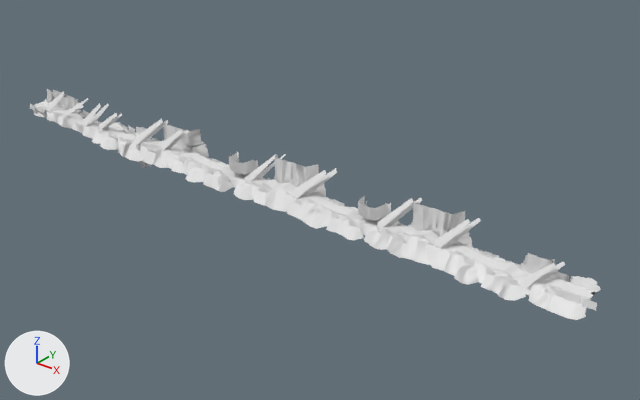
An edit to the FBX model Assets/Arts/Map/Models/Theme_01/Forest_01.fbx, drawn before and after from the same camera.
The view is the same before and after, from a 50 mm lens placed at (987.0, -634.0, 397.0), pointed at (447.0, 40.0, -21.0). The lights are fixed; the arrows at lower left show +X, +Y and +Z. Where no turn or scale is listed for an object, it has been applied to the vertices. Vertices at the same position are counted once.

Objects in the first picture: 'Ground_01', 'Llight_01', 'Mountain_01', 'Mountain_05', 'Tree_01'.
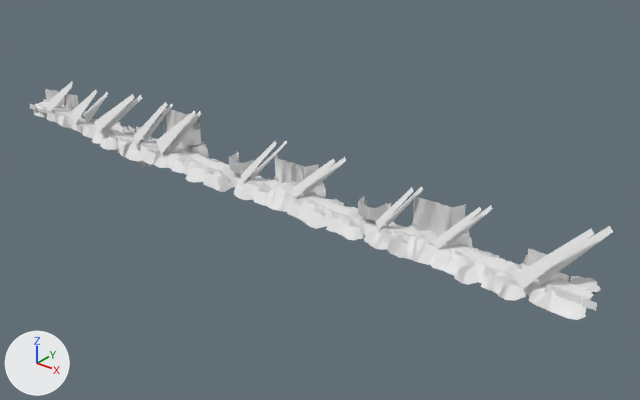
Patch to the scene script:
```diff
--- a/Assets/Arts/Map/Models/Theme_01/Forest_01.fbx.py
+++ b/Assets/Arts/Map/Models/Theme_01/Forest_01.fbx.py
@@ me_mesh_010 @@
-me_mesh_010.from_pydata(...)  # 3554 vertices, 3856 faces; spans x 0.0..770.0, y -21.0..34.0, z -36.0..29.0
+me_mesh_010.from_pydata(...)  # 3297 vertices, 3553 faces; spans x 0.0..770.0, y -21.0..34.0, z -36.0..46.0
+# me_mesh_010 part 15: 36 vertices moved from x 412.0..726.0, y -19.0..27.0, z -17.0..28.0 to x 412.0..726.0, y -19.0..27.0, z -18.0..35.0; 192 vertices removed from x 407.0..725.0, y -13.0..15.0, z -19.0..29.0; 48 vertices added at x 408.0..725.0, y -13.0..15.0, z -19.0..35.0
+# me_mesh_010 part 16: 11 vertices moved from x 230.0..281.0, y 12.0..27.0, z 8.0..25.0 to x 230.0..281.0, y 12.0..27.0, z 9.0..45.0; 28 vertices removed from x 247.0..274.0, y 11.0..15.0, z 4.0..25.0; 11 vertices added at x 246.0..270.0, y 12.0..15.0, z 4.0..46.0
+# me_mesh_010 part 17: 10 vertices moved from x 41.0..66.0, y 13.0..19.0, z 16.0 to x 41.0..66.0, y 13.0..19.0, z 23.0
 me_mesh_010.materials.append(mat_mountain_mat_01)
@@ me_mesh_002 @@
-me_mesh_002.from_pydata(...)  # 220 vertices, 88 faces; spans x 21.0..738.0, y -7.0..27.0, z -12.0..34.0
+me_mesh_002.from_pydata(...)  # 200 vertices, 80 faces; spans x 21.0..771.0, y -14.0..25.0, z -8.0..59.0
+# me_mesh_002 part 1: the loose piece of 10 vertices spanning x 448.0..487.0, y 3.0..20.0, z -3.0..34.0 is multiplied about its middle by the matrix ((1.287, 0.07, -0.047), (-0.073, 1.285, -0.087), (0.042, 0.09, 1.286)), then moved by (-1.0, -8.0, 9.0)
+# me_mesh_002 part 2: the loose piece of 10 vertices spanning x 383.0..412.0, y 5.0..27.0, z -5.0..28.0 is scaled about its middle by (1.66, 0.747, 1.45), then moved by (76.0, -4.0, 13.0)
+# me_mesh_002 part 3: the loose piece of 10 vertices spanning x 204.0..235.0, y 1.0..21.0, z -4.0..26.0 is scaled about its middle by (1.27, 0.969, 1.71), then moved by (173.0, -8.0, 11.0)
+# me_mesh_002 part 4: the loose piece of 10 vertices spanning x 557.0..586.0, y 5.0..26.0, z -3.0..29.0 is scaled about its middle by (1.35, 1.1, 1.53), then moved by (-173.0, -2.0, 9.0)
+# me_mesh_002 part 5: the loose piece of 10 vertices spanning x 623.0..652.0, y 4.0..19.0, z -1.0..31.0 is scaled about its middle by (1.25, 0.914, 1.52), then moved by (-69.0, -10.0, 7.0)
+# me_mesh_002 part 6: the loose piece of 10 vertices spanning x 550.0..580.0, y -3.0..19.0, z -4.0..29.0 is scaled about its middle by (1.42, 0.701, 1.49), then moved by (71.0, -5.0, 10.0)
+# me_mesh_002 part 7: the loose piece of 10 vertices spanning x 96.0..132.0, y 4.0..17.0, z -12.0..25.0 is scaled about its middle by (1.75, 1.64, 1.44), then moved by (50.0, -13.0, 19.0)
+# me_mesh_002 part 8: the loose piece of 10 vertices spanning x 91.0..129.0, y -2.0..7.0, z -11.0..27.0 is scaled about its middle by (1.24, 1.31, 1.25), then moved by (0.0, 9.0, 9.0)
+# me_mesh_002 part 9: the loose piece of 10 vertices spanning x 28.0..52.0, y -4.0..8.0, z -3.0..22.0 is scaled about its middle by (1.93, 1.01, 1.62), then moved by (4.0, 7.0, 11.0)
+# me_mesh_002 part 10: the loose piece of 10 vertices spanning x 59.0..85.0, y -6.0..10.0, z -5.0..18.0 is scaled about its middle by (1.6, 0.821, 1.73), then moved by (-19.0, 0.0, 13.0)
+# me_mesh_002 part 11: 6 loose pieces with 60 vertices, spanning x 21.0..738.0, y -5.0..24.0, z -6.0..33.0, are deleted
+# me_mesh_002 part 12: 40 vertices removed from x 135.0..282.0, y -7.0..17.0, z -5.0..30.0; 60 vertices added at x 74.0..305.0, y -11.0..14.0, z -5.0..58.0
+# me_mesh_002 part 13: 20 vertices removed from x 616.0..732.0, y -7.0..11.0, z -6.0..31.0; 40 vertices added at x 558.0..771.0, y -14.0..23.0, z -5.0..59.0
+# me_mesh_002 part 14: the surface is now shaded smooth
 me_mesh_002.materials.append(mat_light_mat_01)
```

What differs and where, as boxes [x1, y1, x2, y2] in the pictures (640 x 400 px; the box of a moved part takes in the faces that stretch with it):
'Mountain_01', reshaped: before [34, 95, 601, 320]; after [34, 93, 601, 320]
'Llight_01', reshaped (9% wider, 6% taller): before [48, 91, 565, 287]; after [49, 81, 613, 289]
part 1 of me_mesh_002, moved or reshaped: before [302, 168, 337, 197]; after [291, 159, 335, 198]
part 2 of me_mesh_002, moved or reshaped: before [255, 154, 286, 180]; after [303, 157, 346, 197]
part 3 of me_mesh_002, moved or reshaped: before [142, 121, 168, 142]; after [240, 141, 277, 182]
part 4 of me_mesh_002, moved or reshaped: before [387, 197, 422, 226]; after [250, 140, 287, 180]
part 5 of me_mesh_002, moved or reshaped: before [446, 218, 481, 247]; after [375, 187, 414, 229]
part 6 of me_mesh_002, moved or reshaped: before [377, 198, 414, 227]; after [434, 207, 482, 249]
part 7 of me_mesh_002, moved or reshaped: before [88, 103, 109, 125]; after [94, 94, 135, 132]
part 8 of me_mesh_002, moved or reshaped: before [81, 103, 101, 126]; after [83, 92, 108, 124]
part 9 of me_mesh_002, moved or reshaped: before [48, 95, 63, 112]; after [49, 81, 73, 105]
part 10 of me_mesh_002, moved or reshaped: before [61, 103, 81, 119]; after [49, 85, 72, 111]
part 11 of me_mesh_002, deleted: before [48, 91, 565, 283]
part 12 of me_mesh_002, moved or reshaped: before [99, 113, 188, 150]; after [71, 90, 201, 154]
part 13 of me_mesh_002, moved or reshaped: before [434, 219, 555, 287]; after [385, 186, 613, 289]
part 15 of me_mesh_010, cut back: before [275, 158, 555, 279]; after [275, 158, 547, 271]
part 16 of me_mesh_010, moved or reshaped: before [163, 121, 201, 152]; after [162, 108, 201, 147]
part 17 of me_mesh_010, moved or reshaped: before [63, 95, 78, 108]; after [63, 93, 79, 109]
